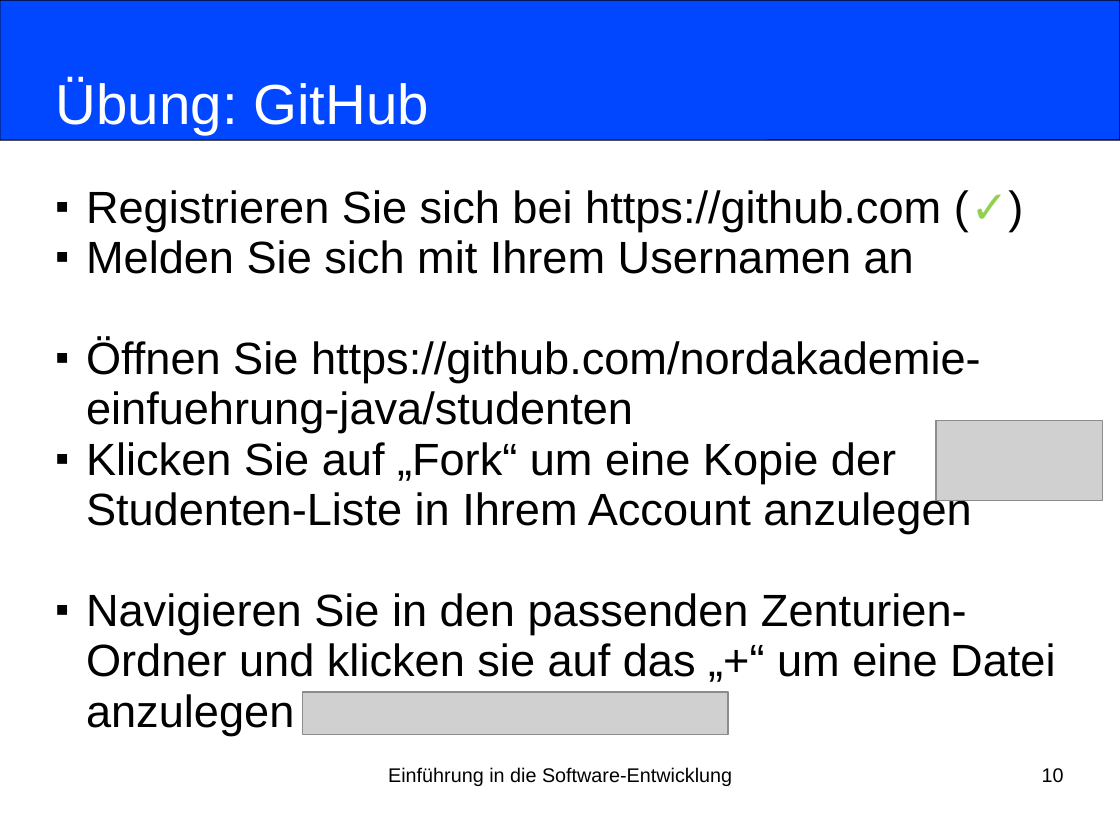
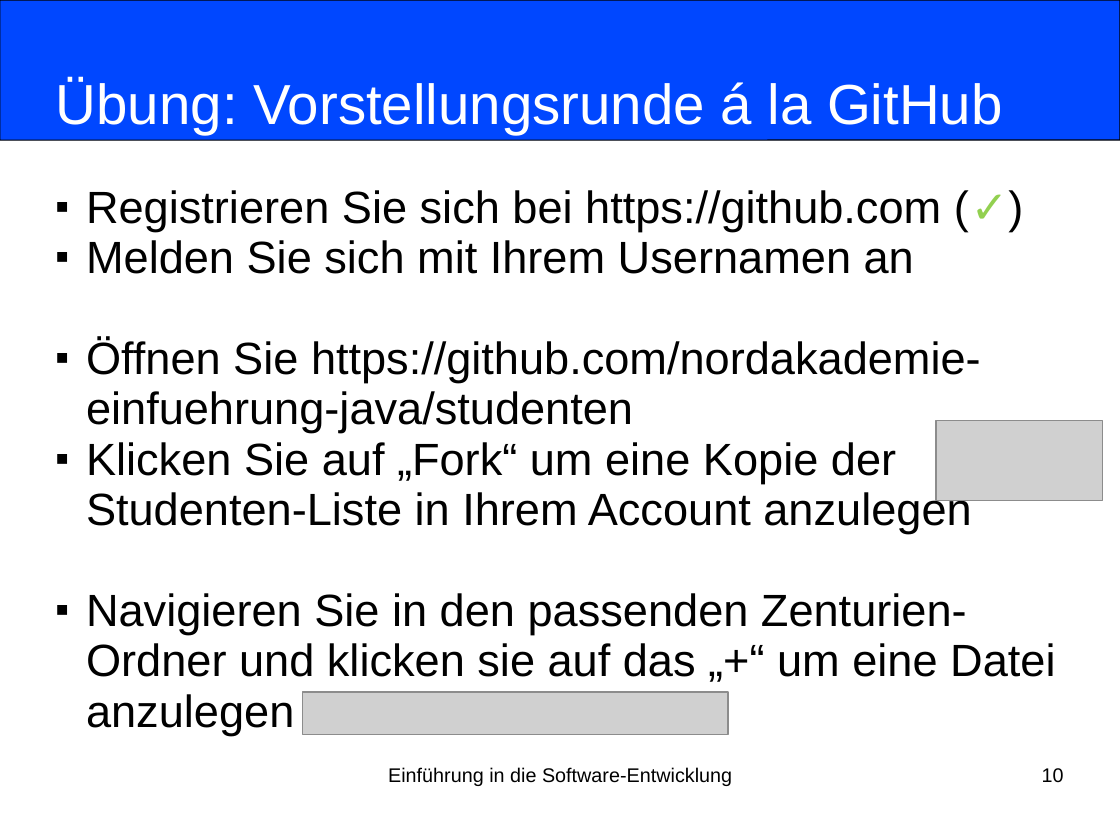
Before and after one commit to nordakademie-einfuehrung-java/vorlesungsskript, a slide deck: slide 10 of folien/Semester_03_Termin_01_Intro.ppt. Drawn at 1120x840 pixels with LibreOffice and Linux fonts; fonts in the diff are those of the drawing; grey boxes stand for pictures. Boxes give left, top, right and bottom in pixels: in the first picture for what was removed or moved away, otherwise in the second. Text is boxed around its words. In the diff, an @@ line names an element or a change of style, - is before the commit and + after.

```diff
--- a/folien/Semester_03_Termin_01_Intro.ppt
+++ b/folien/Semester_03_Termin_01_Intro.ppt
@@ title at (x1=56, y1=79, x2=1002, y2=134): text changed @@
-Übung: GitHub
+Übung: Vorstellungsrunde á la GitHub
```
Also in this commit, not shown: 4 other slides changed, 2 other files.
